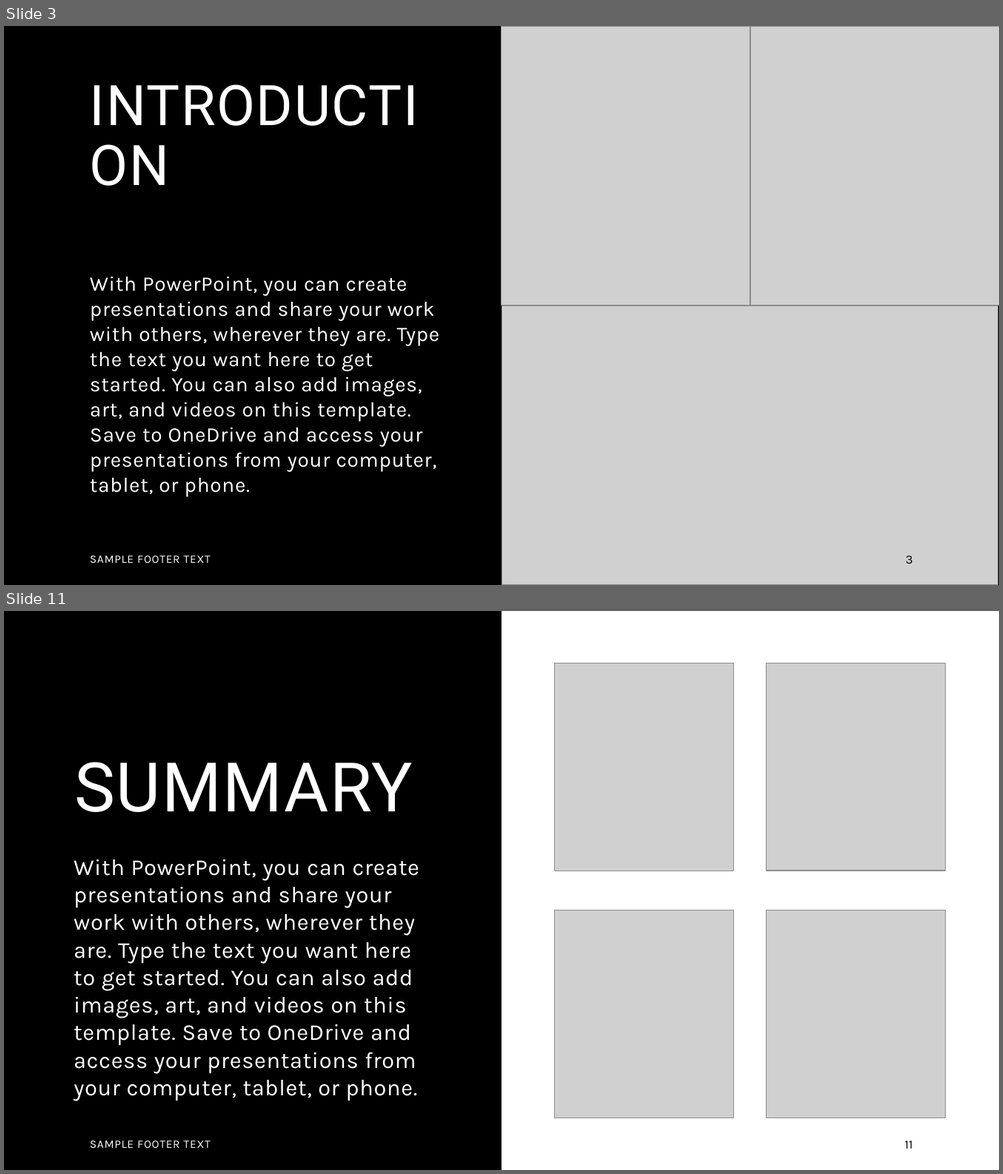
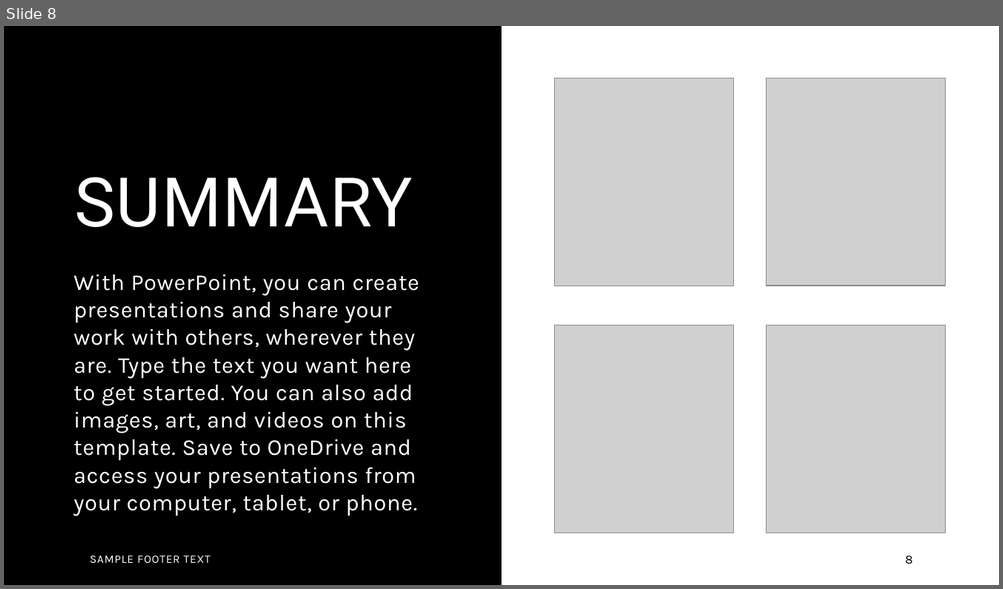
Before and after one commit to clararingrose/rguhack2024, a slide deck: rguhack2024.pptx. Shown one above the other, each under a label of ours: slides 3 and 11 before the commit, slide 8 after it; the slides between them are not shown. The pictures are 1003x1174 and 1003x589 pixels, drawn with LibreOffice and Linux fonts; fonts in the diff are those of the drawing; grey boxes stand for pictures. Boxes give left, top, right and bottom in pixels: in the first picture for what was removed or moved away, otherwise in the second. Text is boxed around its words. In the diff, an @@ line names an element or a change of style, - is before the commit and + after.

```diff
--- a/rguhack2024.pptx
+++ b/rguhack2024.pptx
@@ slide 3 removed at (4,26,999,585), background #000000 @@
@@ picture removed at (501,26,749,306) @@
@@ picture removed at (751,26,999,306) @@
@@ title removed at (82,52,449,223) @@
-INTRODUCTION
@@ text removed at (90,276,440,497) @@
-With PowerPoint, you can create presentations and share your work with others, wherever they are. Type the text you want here to get started. You can also add images, art, and videos on this template. Save to OneDrive and access your presentations from your computer, tablet, or phone.
@@ picture removed at (502,306,998,585) @@
@@ text removed at (90,556,210,563) @@
-SAMPLE FOOTER TEXT
@@ page number removed at (905,556,913,564) @@
-3
@@ what was slide 11 is now slide 8 @@
@@ page number at (905,556,912,565): text changed @@
-11
+8
```
Also in this commit, not shown: 5 slides changed, 3 slides added, 5 other slides removed.
